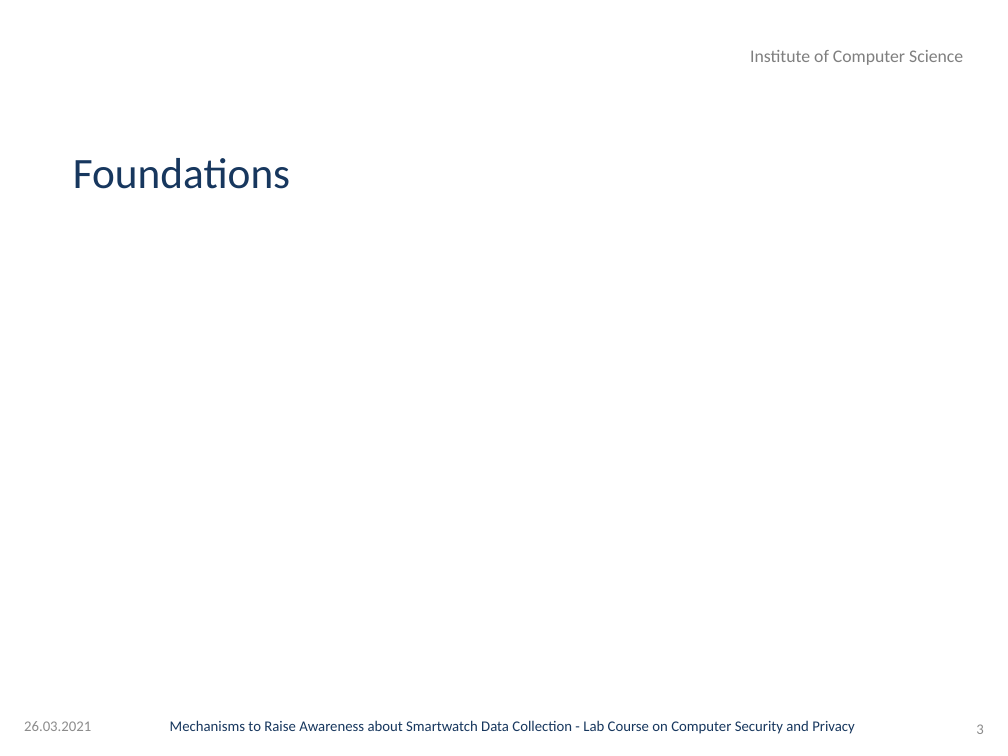
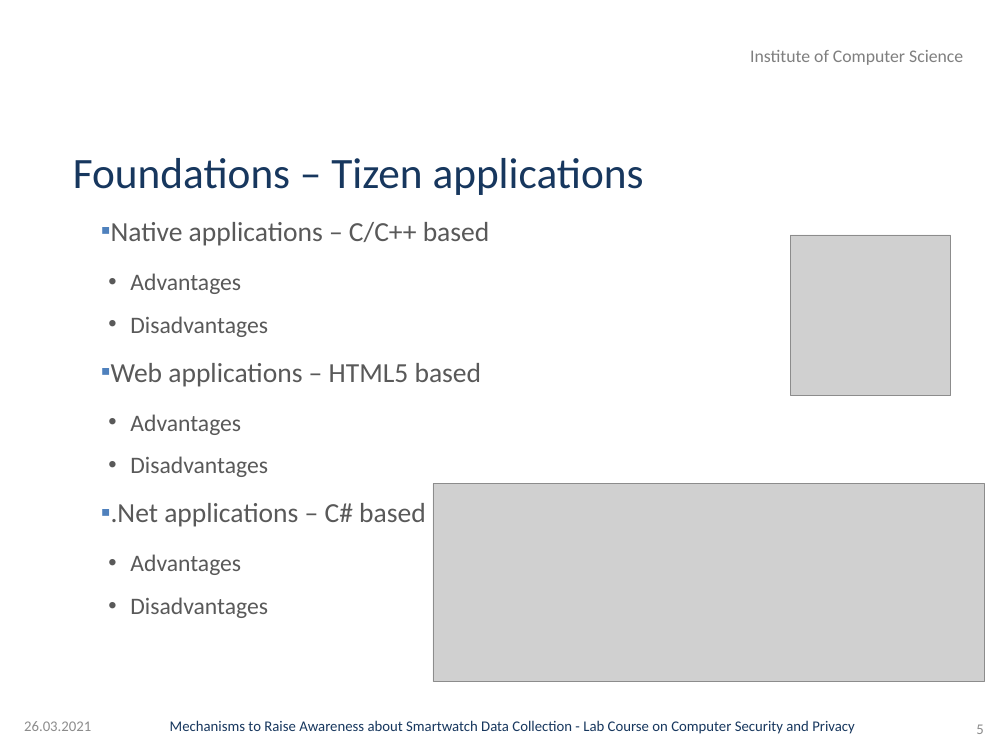
Before and after one commit to GAUG-Contributions/Practical_Course_Computer_Security_and_Privacy, a slide deck: slide 5 of Presentation/Presentation.pptx (slide 3 before the commit). Drawn at 1008x756 pixels with LibreOffice and Linux fonts; fonts in the diff are those of the drawing; grey boxes stand for pictures; background and template pictures are left out. Boxes give left, top, right and bottom in pixels: in the first picture for what was removed or moved away, otherwise in the second. Text is boxed around its words. In the diff, an @@ line names an element or a change of style, - is before the commit and + after.

```diff
--- a/Presentation/Presentation.pptx
+++ b/Presentation/Presentation.pptx
@@ title at box(73, 158, 644, 195): text changed @@
-Foundations
+Foundations – Tizen applications
@@ text added at box(111, 222, 490, 618), 28 pt, text #595959 @@
+▪ Native applications – C/C++ based
+  • Advantages
+  • Disadvantages
+▪ Web applications – HTML5 based
+  • Advantages
+  • Disadvantages
+▪ .Net applications – C# based
+  • Advantages
+  • Disadvantages
@@ picture added at box(790, 235, 951, 395) @@
@@ picture added at box(433, 483, 984, 681) @@
@@ page number at box(976, 724, 983, 734): text changed @@
-3
+5
```
Also in this commit, not shown: 1 other slide changed, 8 slides added, 2 other files.
